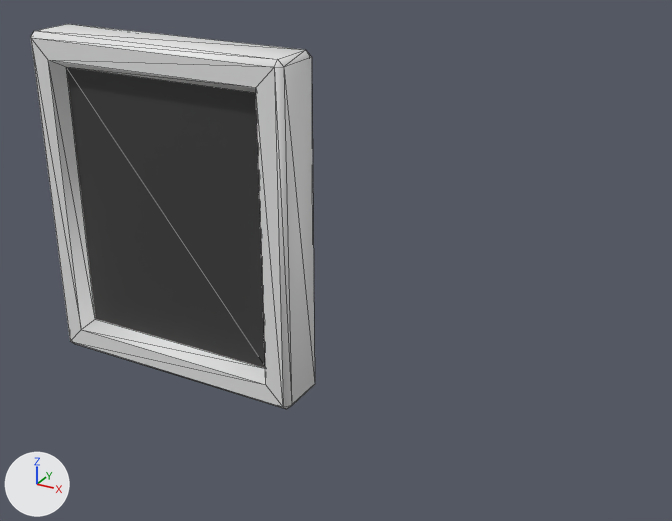
Two versions of the glTF model static/models/kaykit-furniture-kit/pictureframe_large_b.glb, one commit apart.
Before and after are seen from a camera (50 mm lens) standing at (-6.05, 0.51, 1.15) and looking at (-7.38, 2.94, -0.06). The lights are fixed; the arrows at lower left show +X, +Y and +Z. Mesh edges are drawn as thin lines. Vertices at the same position are counted once.

In view in the first picture: 'pictureframe_large_A'.
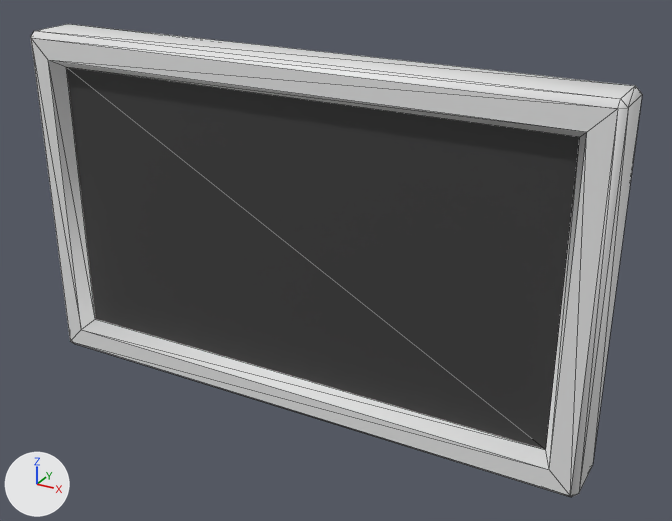
The newer file is also turned or shifted as a whole; pictures and numbers use the older file's frame.

What the commit changed:
me_cube_016 has 32 vertices, 60 faces and spans x -0.5..0.51, y -0.2..0.0, z -0.6..0.6.
me_cube_016 is used by ob_pictureframe_large_a; location (-8.0, 3.0, 0.0).
me_cube_016 part 1: all 16 vertices in x 0.393..0.51, y -0.2..0.0, z -0.6..0.6 are moved by (0.99, 0.0, 0.0).

What differs and where, as boxes [x1, y1, x2, y2] in the pictures (672 x 521 px):
'pictureframe_large_A', reshaped (115% wider, 23% taller): before [31, 24, 315, 409]; after [31, 24, 642, 497]
